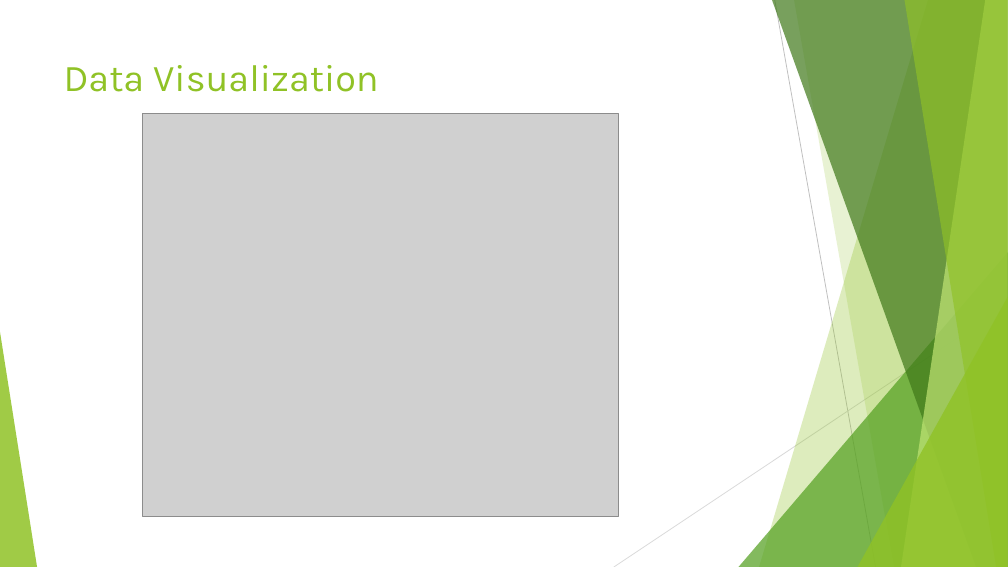
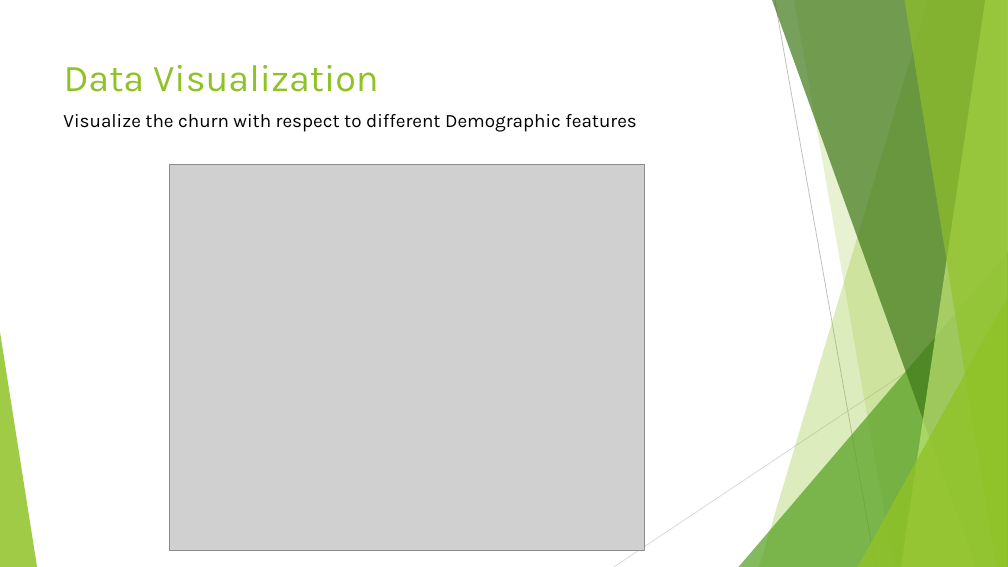
Before and after one commit to Prakul-github/Machine-Learning, a slide deck: slide 8 of Capstone_Project/Capstone project - Telecom Customer Churn.pptx (slide 6 before the commit). Drawn at 1008x567 pixels with LibreOffice and Linux fonts; fonts in the diff are those of the drawing; grey boxes stand for pictures. Boxes give left, top, right and bottom in pixels: in the first picture for what was removed or moved away, otherwise in the second. Text is boxed around its words. In the diff, an @@ line names an element or a change of style, - is before the commit and + after.

```diff
--- a/Capstone_Project/Capstone project - Telecom Customer Churn.pptx
+++ b/Capstone_Project/Capstone project - Telecom Customer Churn.pptx
@@ text added at bbox=[63, 114, 637, 132], 18 pt, text #000000 @@
+Visualize the churn with respect to different Demographic features
@@ picture: place and size @@
-picture at bbox=[143, 113, 619, 517]
+picture at bbox=[169, 165, 645, 551]
```
Also in this commit, not shown: 2 other slides changed, 2 slides added.
